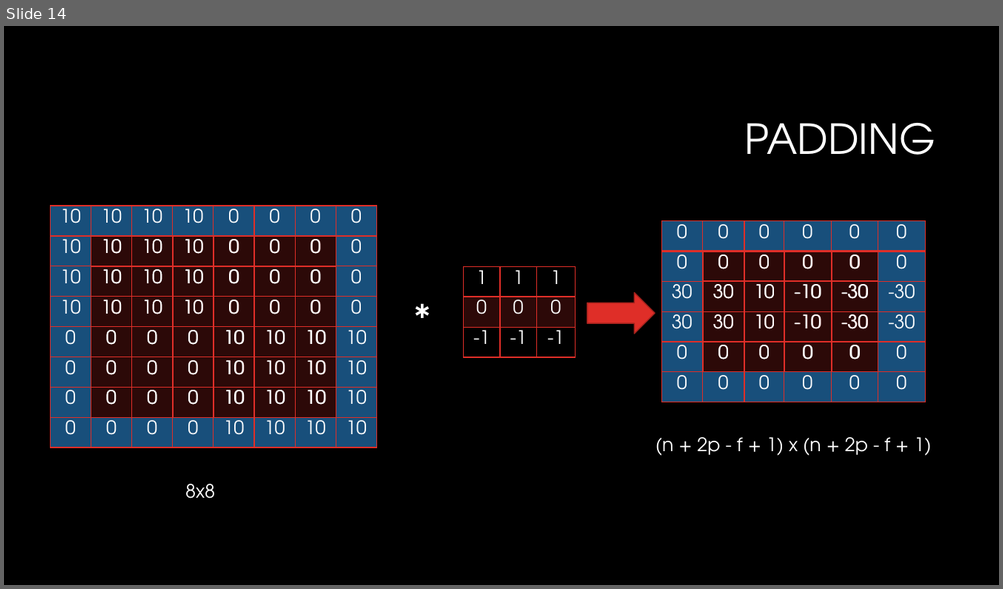
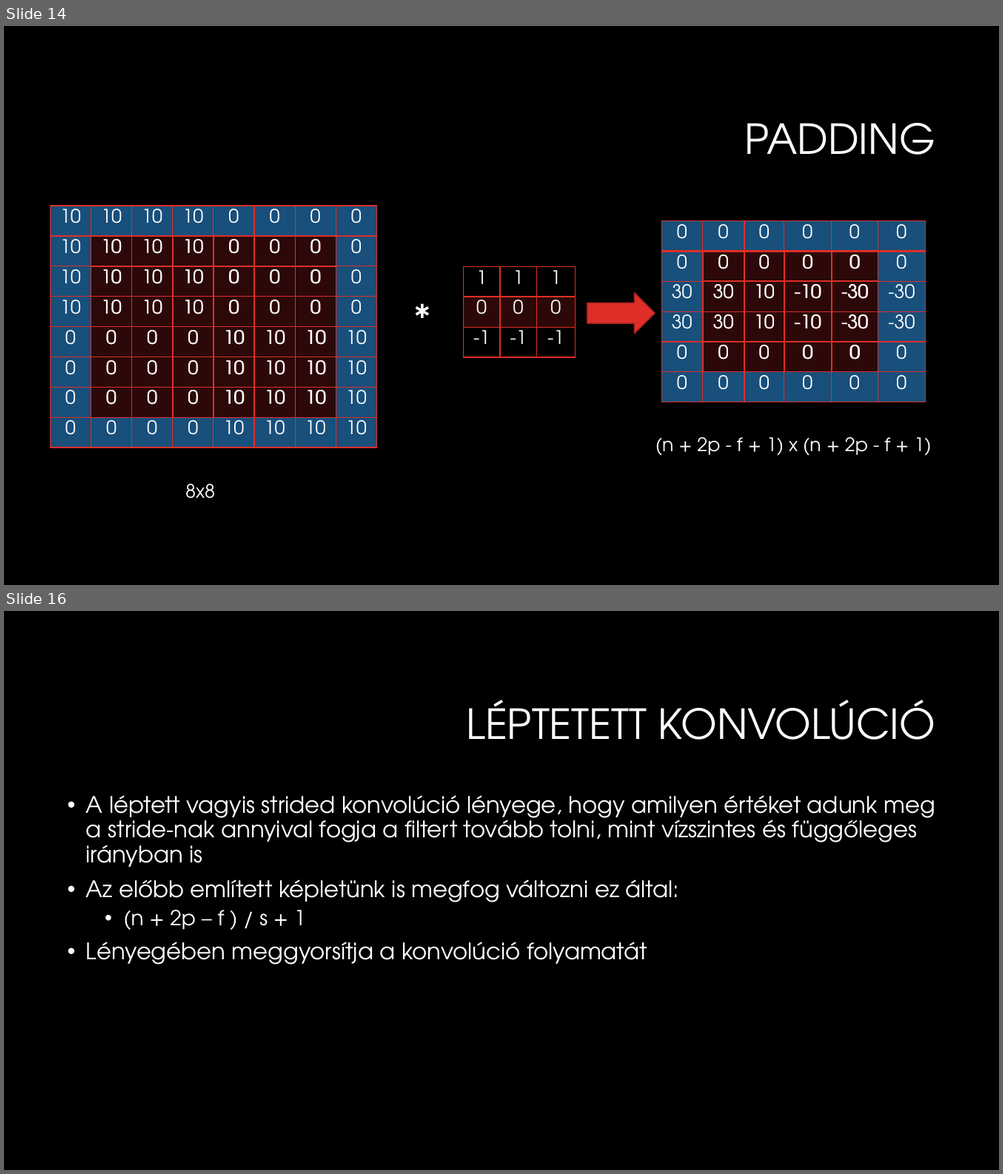
Before and after one commit to martontamas92/CNN, a slide deck: Konvolúciós neuronhálók.pptx. Shown one above the other, each under a label of ours: slide 14 before the commit, slides 14 and 16 after it; the slides between them are not shown. The pictures are 1003x589 and 1003x1174 pixels, drawn with LibreOffice and Linux fonts; fonts in the diff are those of the drawing; background and template pictures are left out. Boxes give left, top, right and bottom in pixels: in the first picture for what was removed or moved away, otherwise in the second. Text is boxed around its words. In the diff, an @@ line names an element or a change of style, - is before the commit and + after.

```diff
--- a/Konvolúciós neuronhálók.pptx
+++ b/Konvolúciós neuronhálók.pptx
@@ slide 16 added at [4,611,999,1170], background #000000 @@
@@ title added at [466,700,935,740], 40 pt, text #FFFFFF @@
+LÉPTETETT KONVOLÚCIÓ
@@ text added at [86,795,935,965], 22 pt, text #FFFFFF @@
+• A léptett vagyis strided konvolúció lényege, hogy amilyen értéket adunk meg a stride-nak annyival fogja a filtert tovább tolni, mint vízszintes és függőleges irányban is
+• Az előbb említett képletünk is megfog változni ez által:
+  • (n + 2p – f ) / s + 1
+• Lényegében meggyorsítja a konvolúció folyamatát
```
Also in this commit, not shown: 1 other slide added.
